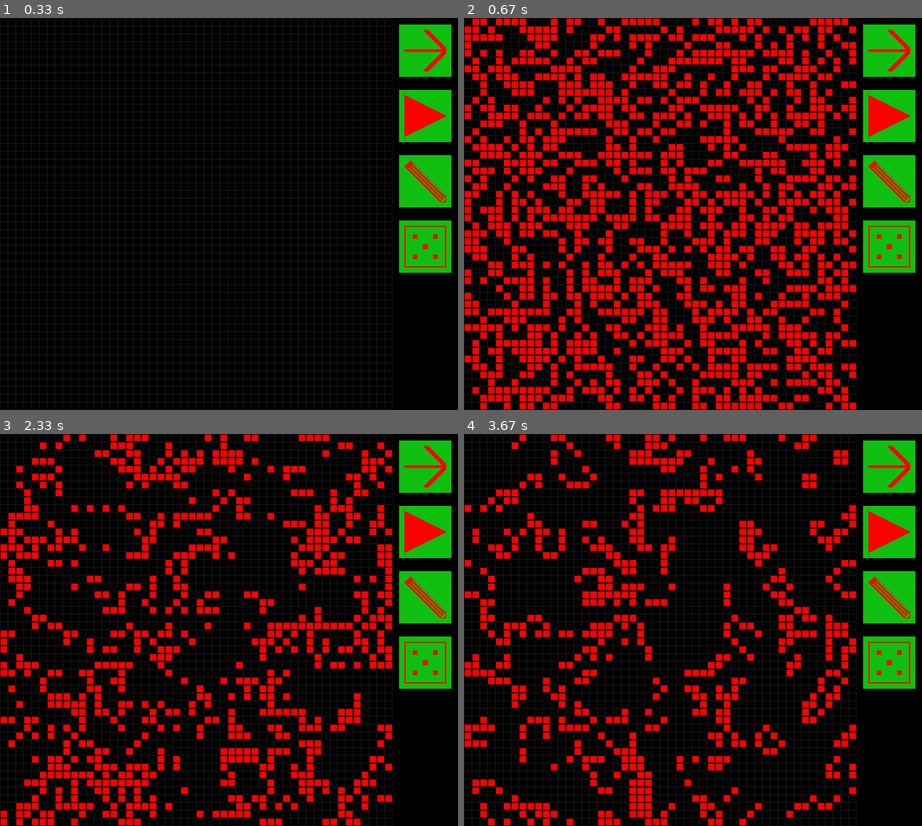
Above: before the commit, frames 1-4 (two rows, left to right).
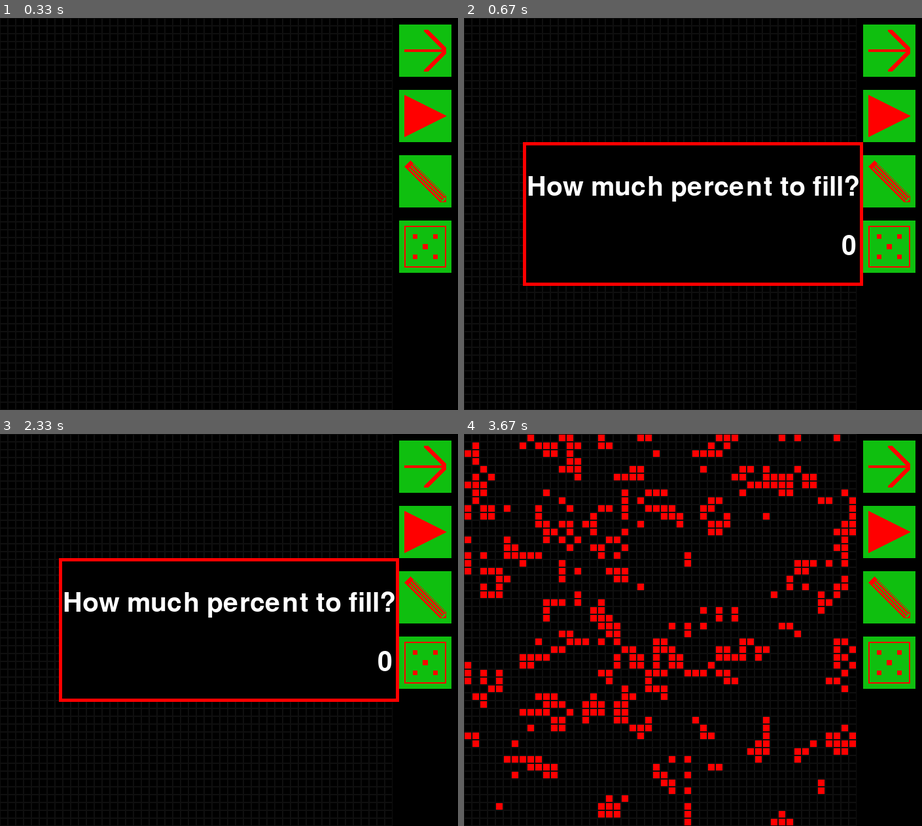
Above: after the commit, the same moments.

Repository: MatixTech404/pygame-of-life
Game: pygame game, started from src/main.py
Same seed, same stepped clock (60 frames per second), same inputs: the game is played once before the commit and once after it.
Inputs (mouse positions are in pixels of both pictures, inside the frame that each line leads up to):
- Up to frame 1 (0.33 s): no input
- Up to frame 2 (0.67 s): hold R from 0.33 s (still down)
- Up to frame 3 (2.33 s): release R at 0.8 s; tap Enter at 0.83 s; tap C at 1.17 s; click (238, 496) at 1.55 s; tap Space at 1.83, 2.23 s; hold R from 2.17 s (still down)
- Up to frame 4 (3.67 s): tap Space at 2.53, 3.4 s; release R at 2.63 s; tap 1 at 2.67 s; tap 9 at 3 s; hold Enter from 3.33 s (still down)

Frame 1 is identical in both runs. In frame 2, 32% of the frame differs, in the area x 0-88%, y 0-100%; in frame 3, 20%; in frame 4, 19%.

Commit message:
add asking for percent of random filling

Diff:
--- a/src/button.py
+++ b/src/button.py
@@ -19,4 +19,4 @@
         return self.rect.collidepoint(point)
 
     def click(self):
-        self.action()
+        return self.action()
--- a/src/button_group.py
+++ b/src/button_group.py
@@ -19,7 +19,7 @@
     def click(self, button_number):
         if button_number >= self.n_of_buttons:
             raise IndexError('button_number is too high')
-        self.button_list[button_number].click()
+        return self.button_list[button_number].click()
 
     def draw(self):
         for i in self.button_list:
--- a/src/colors.py
+++ b/src/colors.py
@@ -3,3 +3,4 @@
 GREY = (127, 127, 127)
 RED = (255, 0, 0)
 GREEN = (15, 191, 15)
+WHITE = (255, 255, 255)
--- a/src/grid.py
+++ b/src/grid.py
@@ -30,14 +30,22 @@
         self.grid = new_grid
         return self
 
-    def set_random_grid(self):
+    def set_random_grid(self, percent):
+        if percent == 100:
+            return self.set_grid([[1] * self.width for _ in range(self.height)])
+        if percent == 0:
+            return self.set_grid([[0] * self.width for _ in range(self.height)])
+
         new_grid = [[0] * self.width for _ in range(self.height)]
-        for i in range(self.height):
-            for j in range(self.width):
-                new_grid[i][j] = random.randint(0, 1)
+        to_fill = percent / 100 * self.width * self.height
 
-        self.set_grid(new_grid)
-        return self
+        while to_fill:
+            x, y = random.randint(0, self.width-1), random.randint(0, self.height-1)
+            if new_grid[y][x] == 0:
+                new_grid[y][x] = 1
+                to_fill -= 1
+
+        return self.set_grid(new_grid)
 
     def get_cell(self, x, y):
         # return value of a single cell
--- a/src/main.py
+++ b/src/main.py
@@ -31,7 +31,9 @@
                 if grid.click(pos):
                     grid.toggle_cell(pos[0], pos[1])
                 elif (b := buttons.point_touches(pos)) + 1:
-                    buttons.click(b)
+                    closed = buttons.click(b)
+                    if closed:
+                        run = False
             if e.button == pgc.BUTTON_RIGHT:
                 grid.evolve()
         if e.type == pgc.KEYDOWN:
@@ -40,7 +42,9 @@
             if e.key == pgc.K_c:
                 grid.set_grid()
             if e.key == pgc.K_r:
-                grid.set_random_grid()
+                closed = grid.set_random_grid()
+                if closed:
+                    run = False
 
     WINDOW.fill(c.BLACK)
 
--- a/src/wgrid.py
+++ b/src/wgrid.py
@@ -1,7 +1,42 @@
 import pygame as pg
+import pygame.locals as pgc  # pygame constants
 
 from grid import Grid
 import colors as c
+
+
+def _handle_keypress(percent, e):
+    if e.key == pgc.K_0:
+        if percent <= 10:
+            percent = 10 * percent
+    if e.key == pgc.K_1:
+        if percent < 10:
+            percent = 10 * percent + 1
+    if e.key == pgc.K_2:
+        if percent < 10:
+            percent = 10 * percent + 2
+    if e.key == pgc.K_3:
+        if percent < 10:
+            percent = 10 * percent + 3
+    if e.key == pgc.K_4:
+        if percent < 10:
+            percent = 10 * percent + 4
+    if e.key == pgc.K_5:
+        if percent < 10:
+            percent = 10 * percent + 5
+    if e.key == pgc.K_6:
+        if percent < 10:
+            percent = 10 * percent + 6
+    if e.key == pgc.K_7:
+        if percent < 10:
+            percent = 10 * percent + 7
+    if e.key == pgc.K_8:
+        if percent < 10:
+            percent = 10 * percent + 8
+    if e.key == pgc.K_9:
+        if percent < 10:
+            percent = 10 * percent + 9
+    return percent
 
 
 class WGrid:
@@ -24,11 +59,45 @@
                 for i in range(grid.width)] for j in range(grid.height)
         ]
 
-    def set_grid(self, new_grid=None):
-        self.grid.set_grid(new_grid)
+    def set_grid(self):
+        self.grid.set_grid()
 
     def set_random_grid(self):
-        self.grid.set_random_grid()
+        ask = True
+        percent = 0
+
+        prompt = pg.Surface((520, 220))
+        font = pg.font.SysFont('Seoge UI', 60)
+        txt_ask = font.render('How much percent to fill?', True, c.WHITE)
+        txt_ask_rect = txt_ask.get_rect(center=(260, 70))
+        while ask:
+            for e in pg.event.get():
+                if e.type == pgc.QUIT:
+                    return True
+                if e.type == pgc.KEYDOWN:
+                    percent = _handle_keypress(percent, e)
+
+                    if e.key == pgc.K_BACKSPACE:
+                        percent //= 10
+                    if e.key == pgc.K_RETURN:
+                        ask = False
+                    if e.key == pgc.K_ESCAPE:
+                        return False
+
+            txt_pcnt = font.render(str(percent), True, c.WHITE)
+            txt_pcnt_rect = txt_pcnt.get_rect(right=510, centery=160)
+
+            prompt.fill(c.BLACK)
+            pg.draw.rect(prompt, c.RED, pg.Rect((0, 0), (520, 220)), 5)
+
+            prompt.blit(txt_ask, txt_ask_rect)
+            prompt.blit(txt_pcnt, txt_pcnt_rect)
+
+            self.window.blit(prompt, (90, 190))
+            pg.display.update()
+
+        self.grid.set_random_grid(percent)
+        return False
 
     def auto_evolve(self):
         if not self._auto_evolve:
